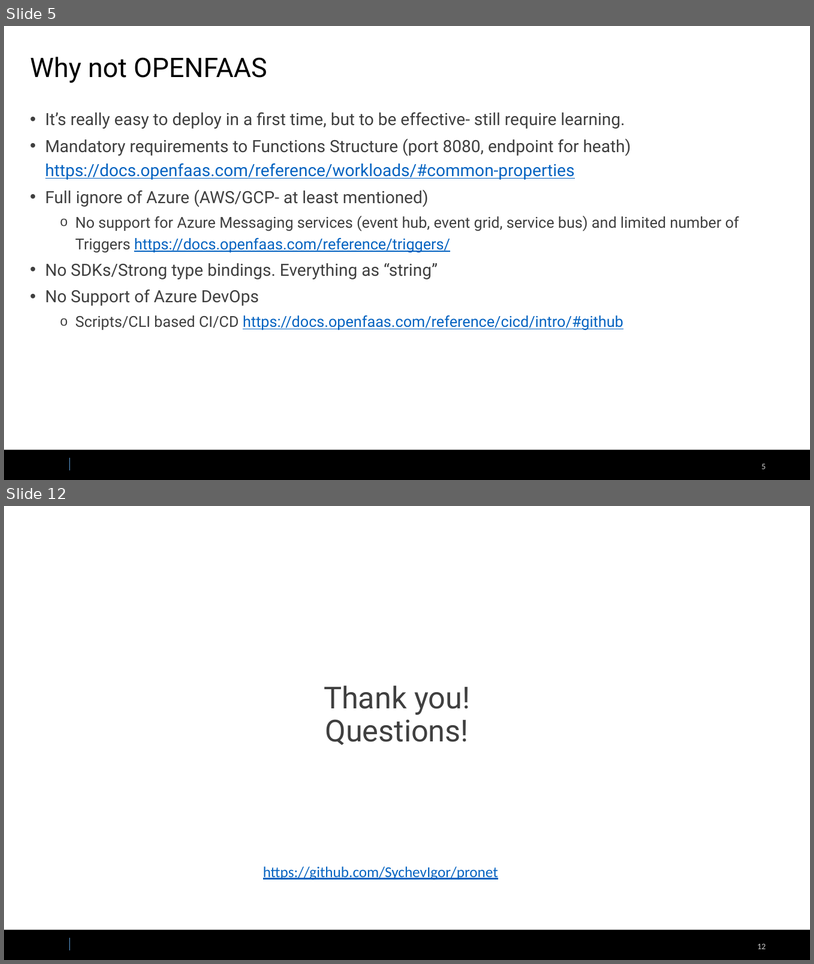
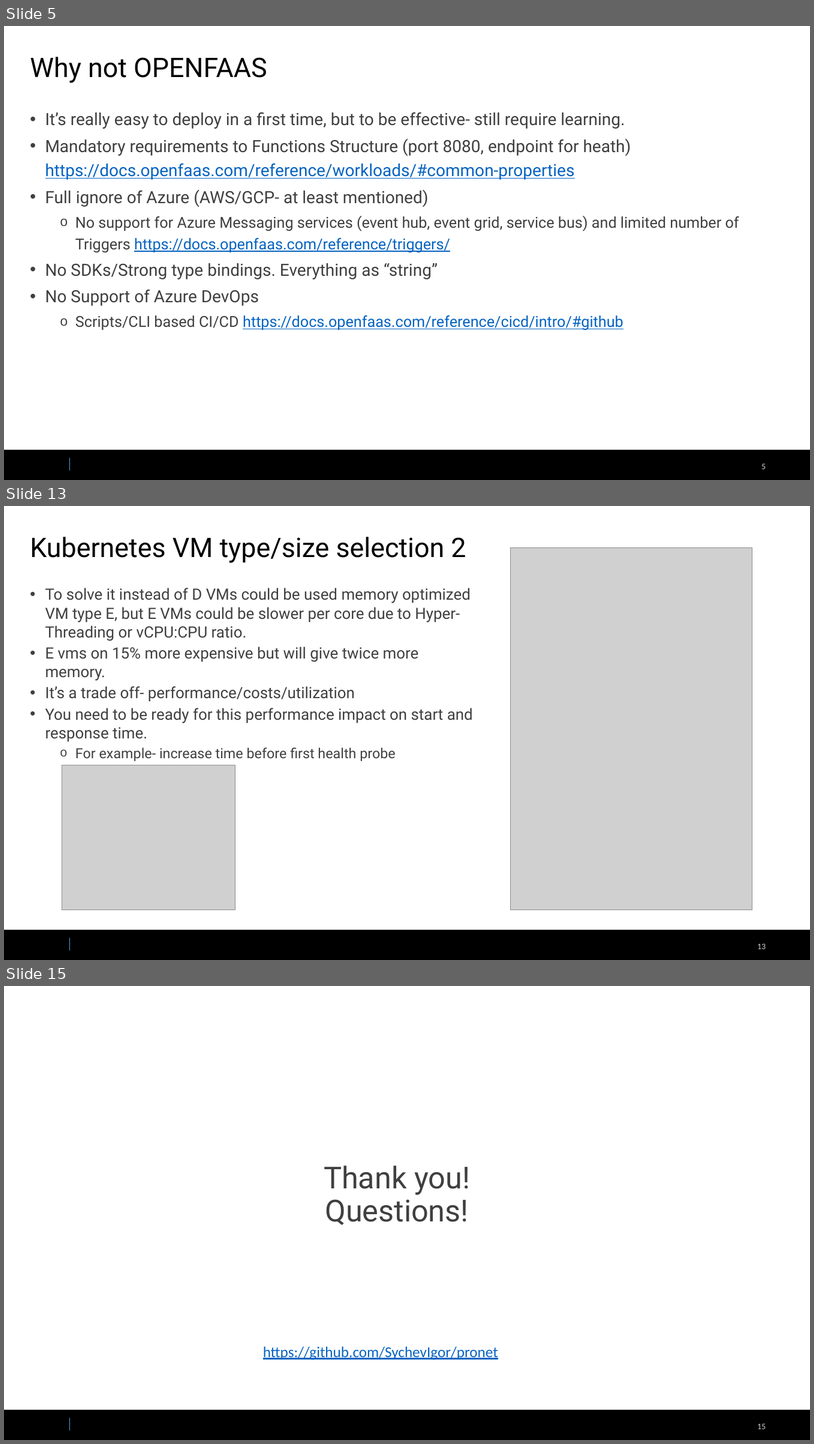
Before and after one commit to SychevIgor/publicspeaking, a slide deck: AzureArchitecture.pptx. Shown one above the other, each under a label of ours: slides 5 and 12 before the commit, slides 5, 13 and 15 after it; the slides between them are not shown. The pictures are 814x964 and 814x1444 pixels, drawn with LibreOffice and Linux fonts; fonts in the diff are those of the drawing; grey boxes stand for pictures; background and template pictures are left out. Boxes give left, top, right and bottom in pixels: in the first picture for what was removed or moved away, otherwise in the second. Text is boxed around its words. In the diff, an @@ line names an element or a change of style, - is before the commit and + after.

```diff
--- a/AzureArchitecture.pptx
+++ b/AzureArchitecture.pptx
@@ slide 13 added at box(4, 506, 810, 960), background #FFFFFF; not listed: 3 template elements that a slide beside it also shows @@
@@ title added at box(30, 537, 466, 563), 32 pt, text #000000 @@
+Kubernetes VM type/size selection 2
@@ picture added at box(511, 548, 753, 910) @@
@@ text added at box(45, 588, 473, 761), 18.5 pt, text #3F3F3F @@
+• To solve it instead of D VMs could be used memory optimized VM type E, but E VMs could be slower per core due to Hyper-Threading or vCPU:CPU ratio.
+• E vms on 15% more expensive but will give twice more memory.
+• It’s a trade off- performance/costs/utilization
+• You need to be ready for this performance impact on start and response time.
+  o For example- increase time before first health probe
@@ picture added at box(62, 765, 236, 910) @@
@@ what was slide 12 is now slide 15 @@
@@ page number at box(758, 1423, 766, 1429): text changed @@
-12
+15
```
Also in this commit, not shown: 1 slide changed, 2 other slides added.
